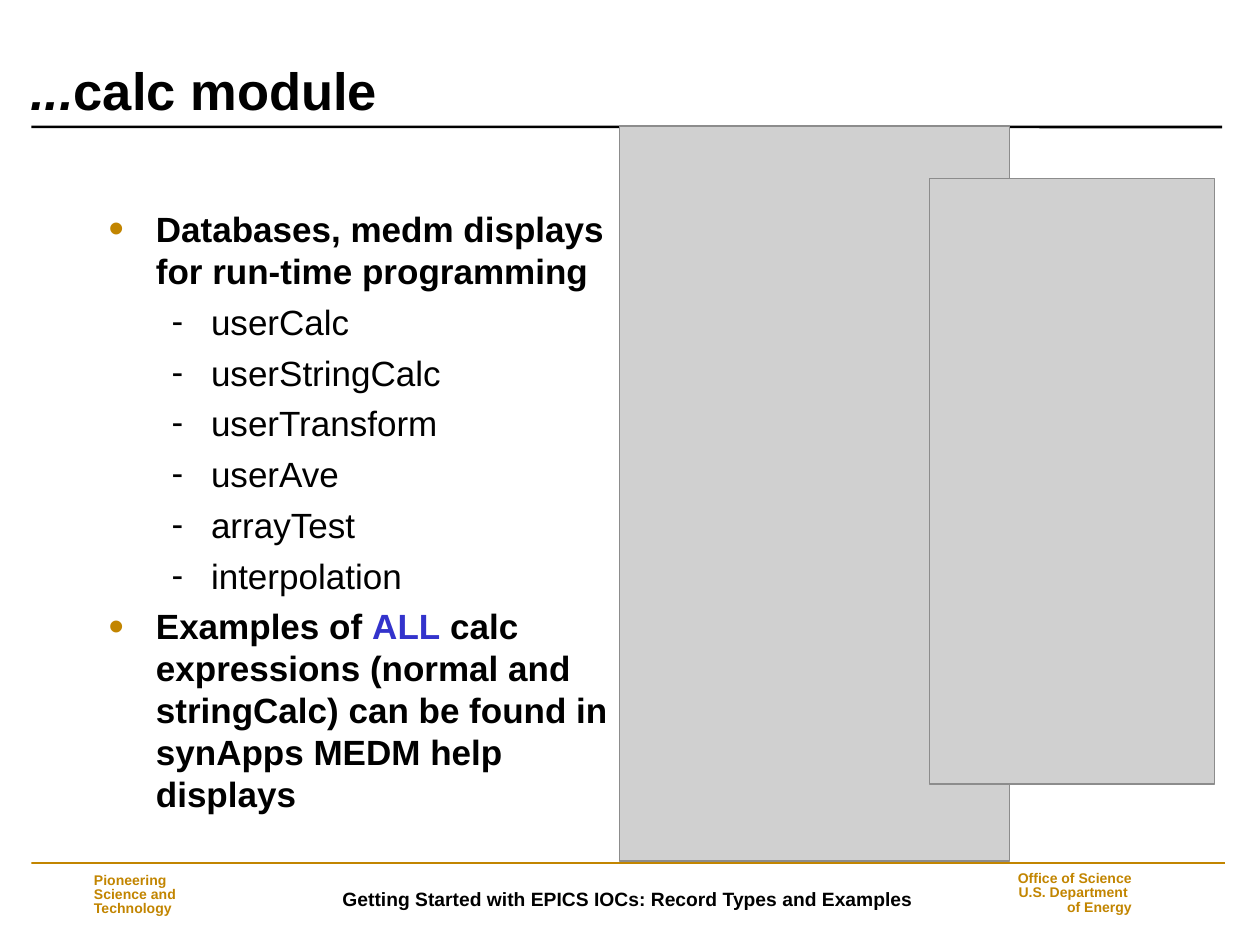
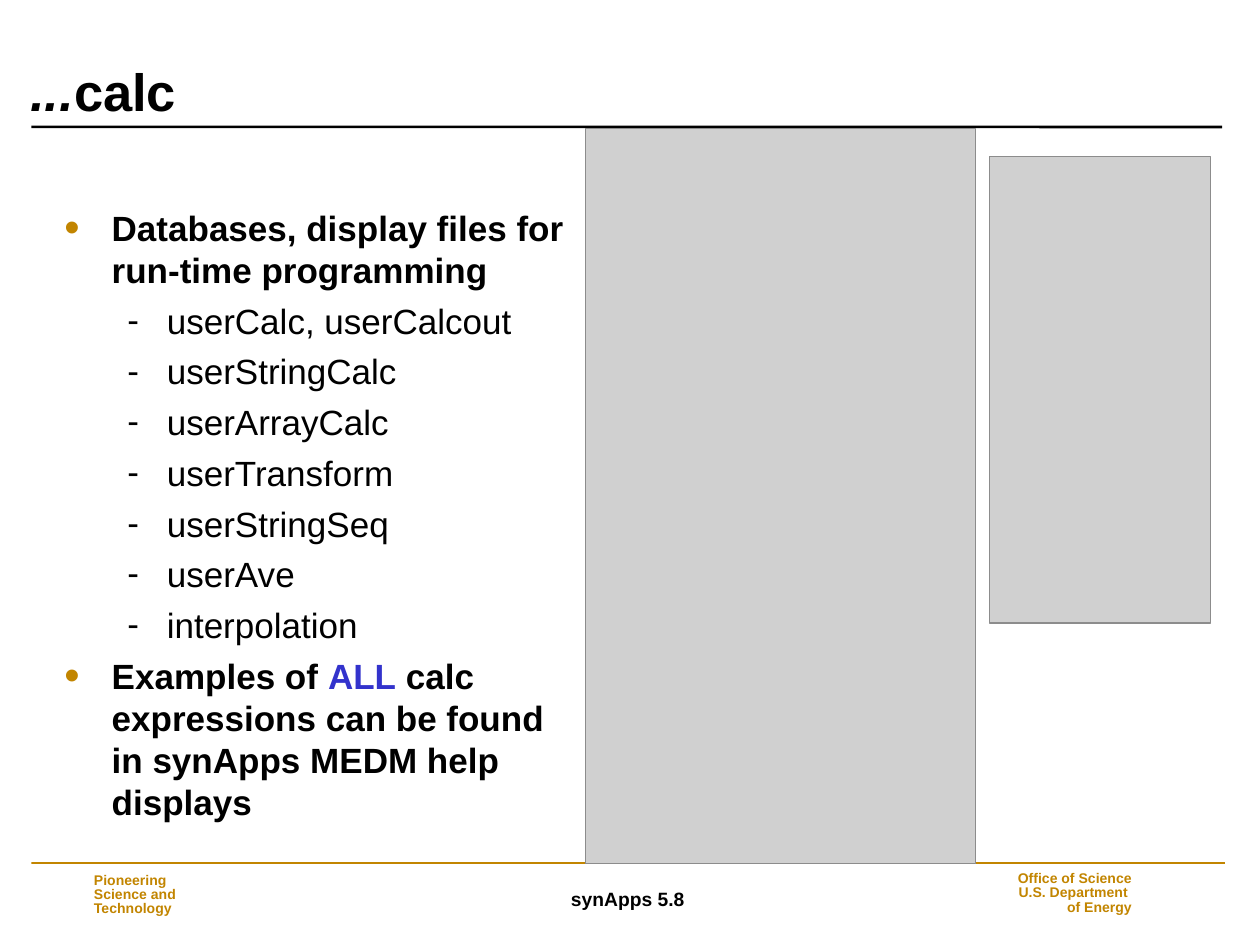
Before and after one commit to EPICS-synApps/support, a slide deck: slide 12 of documentation/IntroToSynApps.ppt (slide 10 before the commit). Drawn at 1260x945 pixels with LibreOffice and Linux fonts; fonts in the diff are those of the drawing; grey boxes stand for pictures; background and template pictures are left out. Boxes give left, top, right and bottom in pixels: in the first picture for what was removed or moved away, otherwise in the second. Text is boxed around its words. In the diff, an @@ line names an element or a change of style, - is before the commit and + after.

Commit message:
synApps_5_8

```diff
--- a/documentation/IntroToSynApps.ppt
+++ b/documentation/IntroToSynApps.ppt
@@ title at (x1=30, y1=73, x2=176, y2=112): text changed @@
-...calc module
+...calc
@@ picture moved from (x1=620, y1=126, x2=1011, y2=861) to (x1=586, y1=129, x2=976, y2=863) @@
@@ picture resized from (x1=930, y1=179, x2=1215, y2=785) to (x1=990, y1=156, x2=1211, y2=622) @@
@@ text "Databases, display files for run-time ..." moved from (x1=156, y1=216, x2=607, y2=814) to (x1=112, y1=215, x2=564, y2=822) @@
@@ text at (x1=112, y1=215, x2=564, y2=339): text changed @@
-• Databases, medm displays for run-time programming
-  – userCalc
+• Databases, display files for run-time programming
+  – userCalc, userCalcout
@@ text at (x1=167, y1=409, x2=389, y2=442): paragraph added @@
+  – userArrayCalc
@@ text at (x1=167, y1=511, x2=389, y2=544): paragraph added @@
+  – userStringSeq
@@ text at (x1=211, y1=514, x2=355, y2=545): paragraph removed @@
-  – arrayTest
@@ text at (x1=112, y1=663, x2=543, y2=822): text changed @@
-• Examples of ALL calc expressions (normal and stringCalc) can be found in synApps MEDM help displays
+• Examples of ALL calc expressions can be found in synApps MEDM help displays
@@ text at (x1=571, y1=892, x2=685, y2=910): text changed @@
-Getting Started with EPICS IOCs: Record Types and Examples
+synApps 5.8
```
Also in this commit, not shown: 36 other slides changed, 13 slides added, 4 slides removed.
